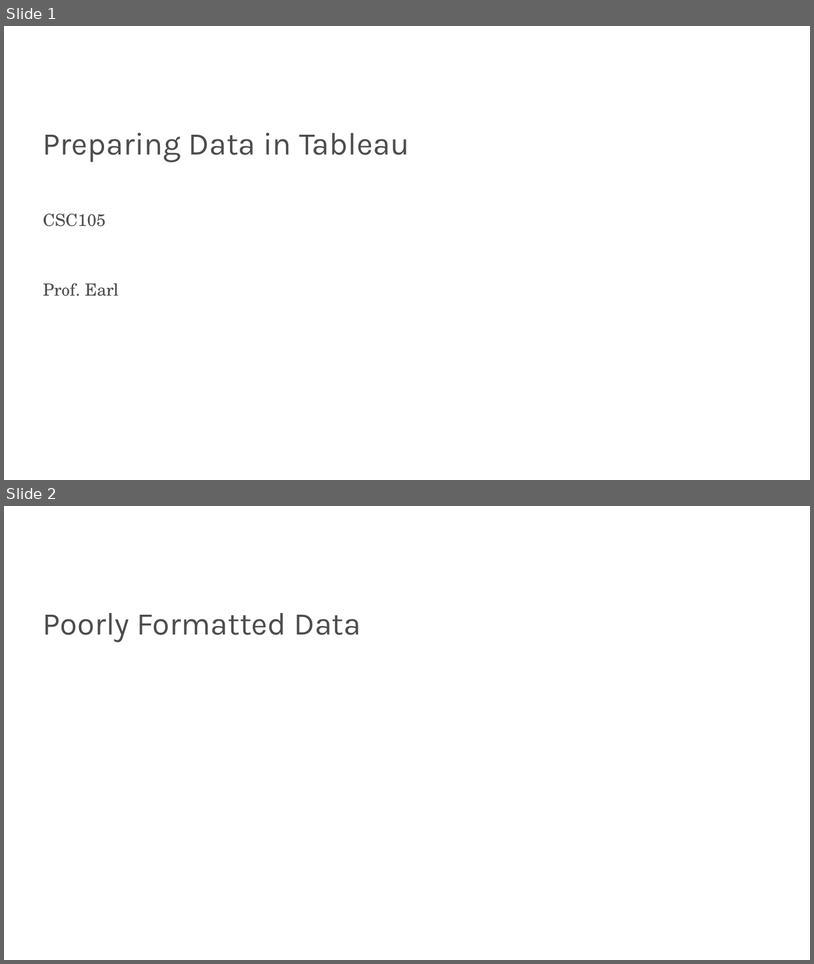
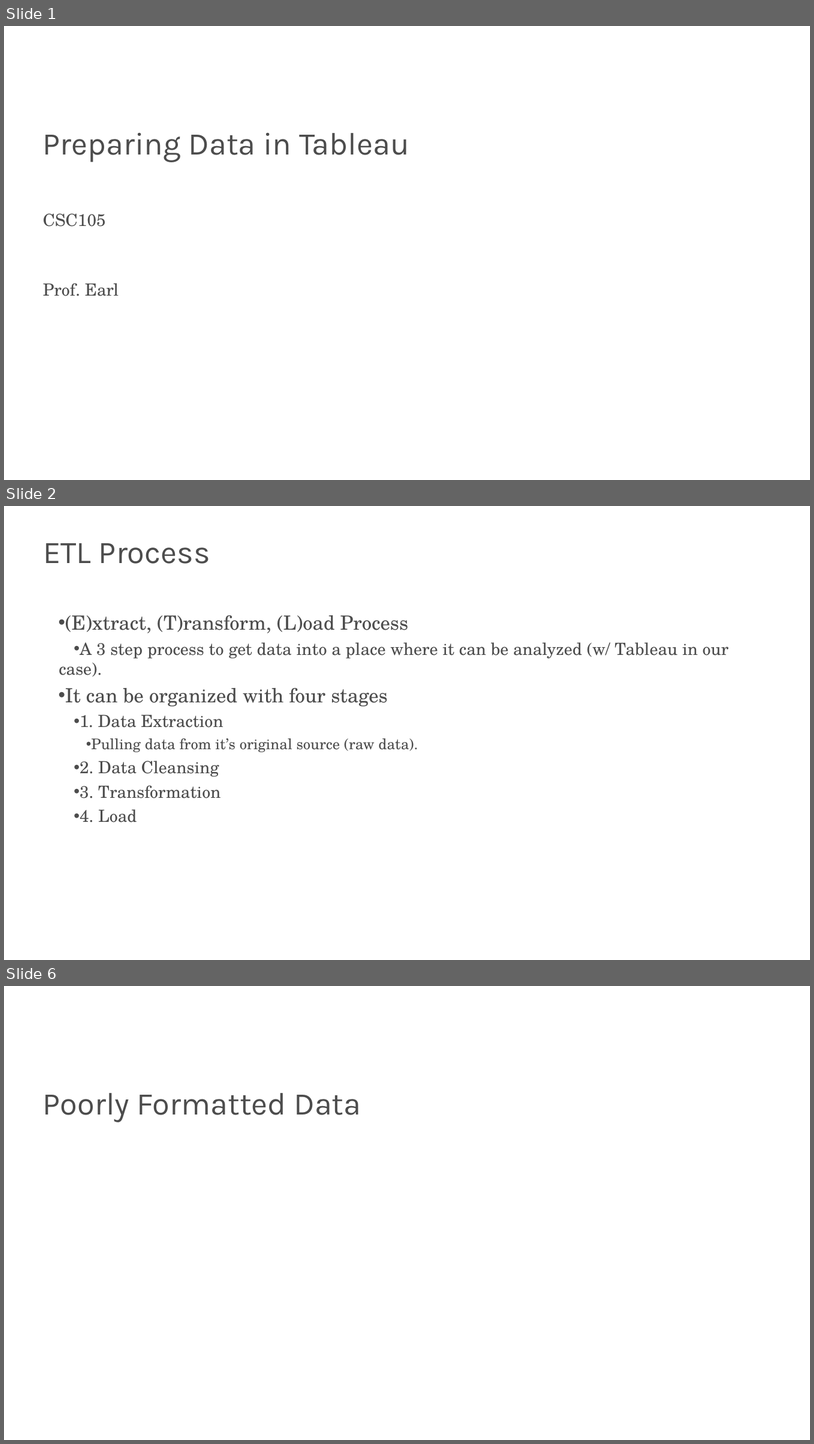
Before and after one commit to pat-earl/faculty-page, a slide deck: src/teaching/2021-2022/105-data-viz/slides/Preparing Data in Tableau.pptx. Shown one above the other, each under a label of ours: slides 1 and 2 before the commit, slides 1, 2 and 6 after it; the slides between them are not shown. The pictures are 814x964 and 814x1444 pixels, drawn with LibreOffice and Linux fonts; fonts in the diff are those of the drawing; background and template pictures are left out. Boxes give left, top, right and bottom in pixels: in the first picture for what was removed or moved away, otherwise in the second. Text is boxed around its words. In the diff, an @@ line names an element or a change of style, - is before the commit and + after.

```diff
--- a/src/teaching/2021-2022/105-data-viz/slides/Preparing Data in Tableau.pptx
+++ b/src/teaching/2021-2022/105-data-viz/slides/Preparing Data in Tableau.pptx
@@ slide 2 added at (x1=4, y1=506, x2=810, y2=960), background #FFFFFF @@
@@ text added at (x1=43, y1=543, x2=210, y2=564), 45 pt, text #4C4C4C @@
+ETL Process
@@ text added at (x1=59, y1=615, x2=729, y2=798), 24 pt, text #4C4C4C @@
+• (E)xtract, (T)ransform, (L)oad Process
+  • A 3 step process to get data into a place where it can be analyzed (w/ Tableau in our case).
+• It can be organized with four stages
+  • 1. Data Extraction
+    • Pulling data from it’s original source (raw data).
+  • 2. Data Cleansing
+  • 3. Transformation
+  • 4. Load
@@ what was slide 2 is now slide 6 @@
```
Also in this commit, not shown: 3 other slides added.
